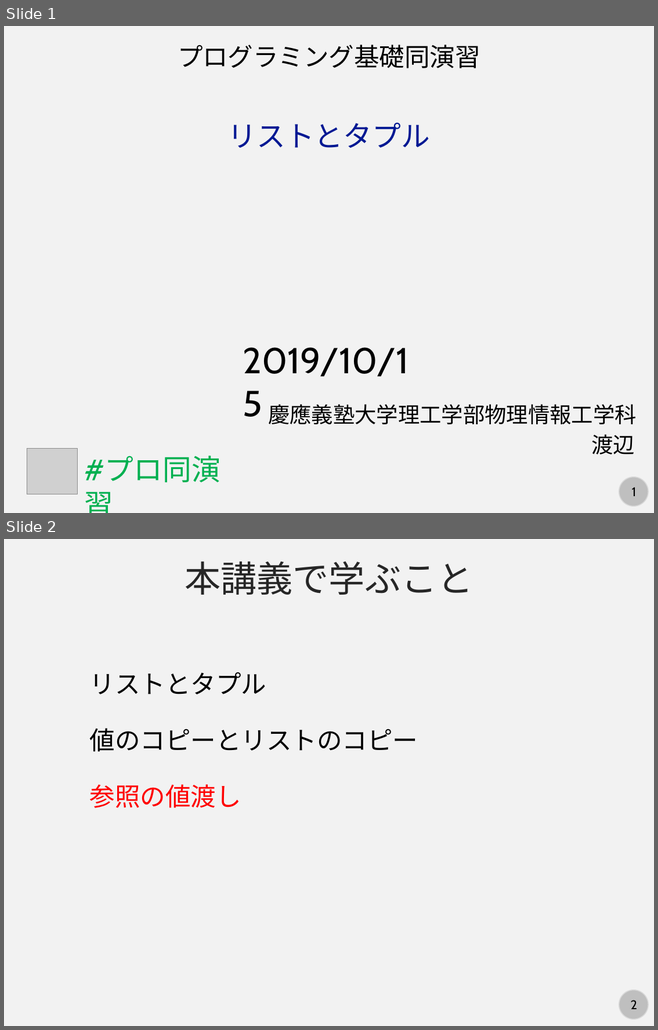
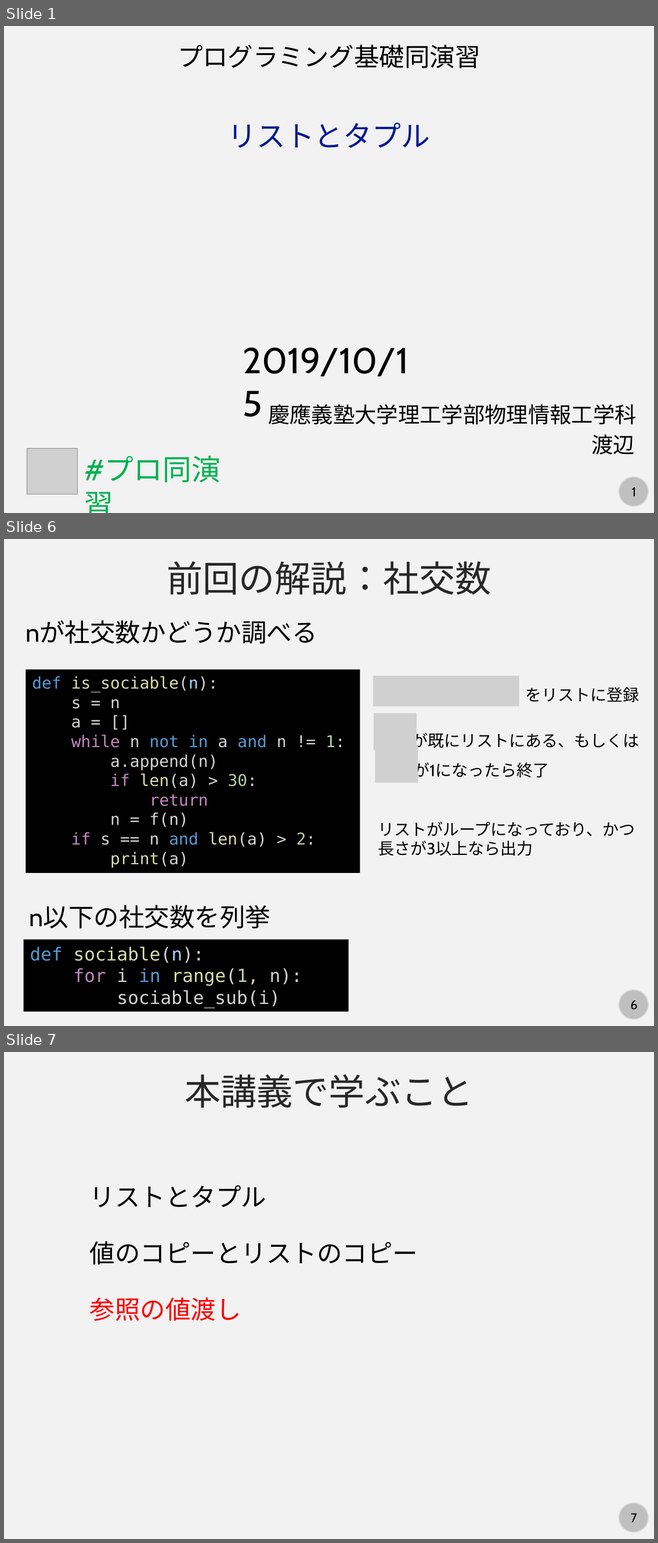
Before and after one commit to kaityo256/python_zero, a slide deck: list/fig/slide.pptx. Shown one above the other, each under a label of ours: slides 1 and 2 before the commit, slides 1, 6 and 7 after it; the slides between them are not shown. The pictures are 658x1030 and 658x1543 pixels, drawn with LibreOffice and Linux fonts; fonts in the diff are those of the drawing; grey boxes stand for pictures. Boxes give left, top, right and bottom in pixels: in the first picture for what was removed or moved away, otherwise in the second. Text is boxed around its words. In the diff, an @@ line names an element or a change of style, - is before the commit and + after.

Commit message:
関数とスコープのスライド完成

```diff
--- a/list/fig/slide.pptx
+++ b/list/fig/slide.pptx
@@ slide 6 added at (x1=4, y1=539, x2=654, y2=1026), background #F2F2F2; not listed: 2 template elements that a slide beside it also shows @@
@@ text added at (x1=166, y1=561, x2=491, y2=595), 40 pt, text #262626 @@
+前回の解説：社交数
@@ text added at (x1=25, y1=620, x2=317, y2=644), 28 pt, text #000000 @@
+nが社交数かどうか調べる
@@ rectangle added at (x1=25, y1=669, x2=360, y2=873), fill #000000, 18 pt, text #D4D4D4 @@
+def is_sociable(n):
+s = n
+a = []
+while n not in a and n != 1:
+a.append(n)
+if len(a) > 30:
+return
+n = f(n)
+if s == n and len(a) > 2:
+print(a)
@@ picture added at (x1=373, y1=676, x2=519, y2=707) @@
@@ text added at (x1=525, y1=687, x2=639, y2=703), 18 pt, text #000000 @@
+をリストに登録
@@ picture added at (x1=373, y1=713, x2=416, y2=750) @@
@@ picture added at (x1=375, y1=745, x2=418, y2=783) @@
@@ text added at (x1=412, y1=733, x2=639, y2=748), 18 pt, text #000000 @@
+が既にリストにある、もしくは
@@ text added at (x1=413, y1=762, x2=549, y2=778), 18 pt, text #000000 @@
+が1になったら終了
@@ text added at (x1=378, y1=821, x2=634, y2=856), 18 pt, text #000000 @@
+リストがループになっており、かつ
+長さが3以上なら出力
@@ text added at (x1=29, y1=906, x2=270, y2=929), 28 pt, text #000000 @@
+n以下の社交数を列挙
@@ rectangle added at (x1=24, y1=940, x2=349, y2=1012), fill #000000, 20 pt, text #D4D4D4 @@
+def sociable(n):
+for i in range(1, n):
+sociable_sub(i)
@@ what was slide 2 is now slide 7 @@
@@ page number at (x1=630, y1=1513, x2=637, y2=1522): text changed @@
-2
+7
```
Also in this commit, not shown: 6 slides changed, 7 other slides added.
